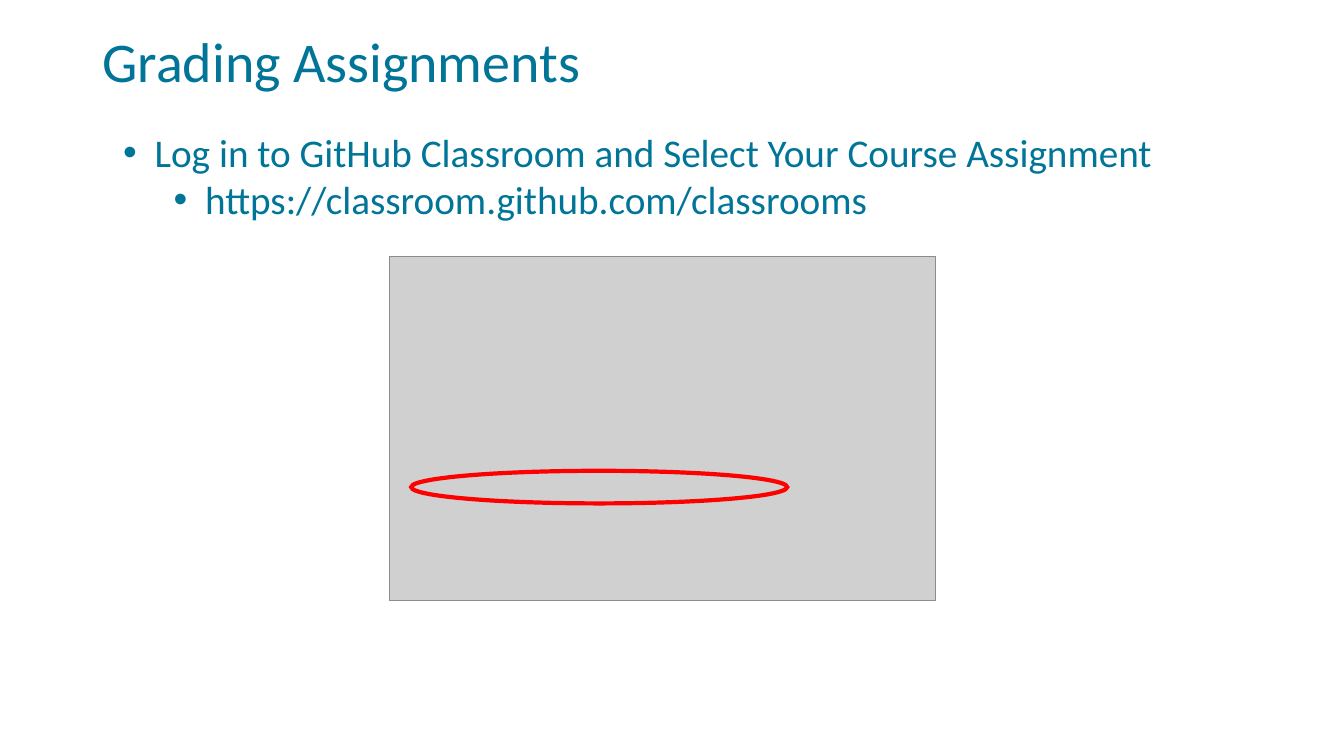
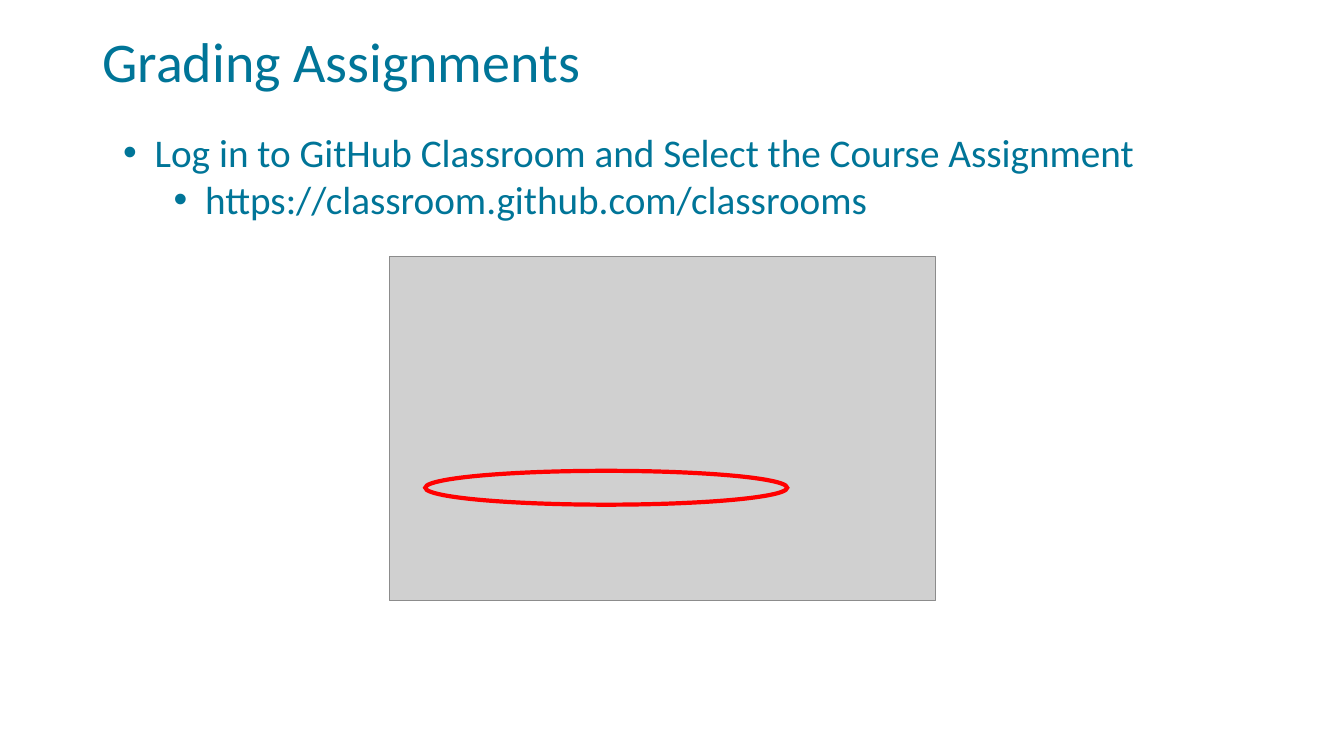
Before and after one commit to FSCJ-FacultyDev/HITEC2023, a slide deck: slide 26 of GitHubClassroom-Instructor.pptx (slide 15 before the commit). Drawn at 1344x756 pixels with LibreOffice and Linux fonts; fonts in the diff are those of the drawing; grey boxes stand for pictures; background and template pictures are left out. Boxes give left, top, right and bottom in pixels: in the first picture for what was removed or moved away, otherwise in the second. Text is boxed around its words. In the diff, an @@ line names an element or a change of style, - is before the commit and + after.

```diff
--- a/GitHubClassroom-Instructor.pptx
+++ b/GitHubClassroom-Instructor.pptx
@@ text at [155, 139, 1133, 174]: text changed @@
-• Log in to GitHub Classroom and Select Your Course Assignment
+• Log in to GitHub Classroom and Select the Course Assignment
@@ ellipse: place and size @@
-ellipse at [411, 471, 787, 503]
+ellipse at [425, 471, 787, 505]
```
Also in this commit, not shown: 11 other slides changed, 13 slides added, 2 slides removed.
